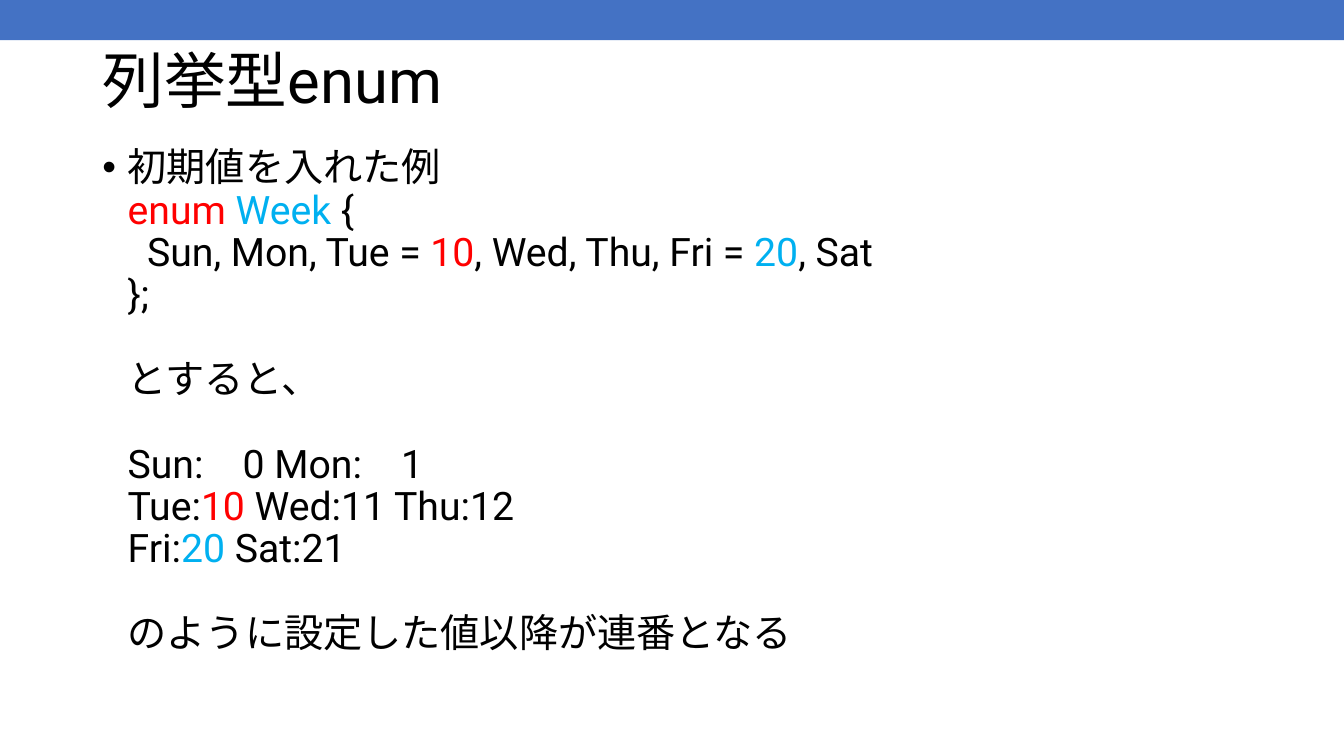
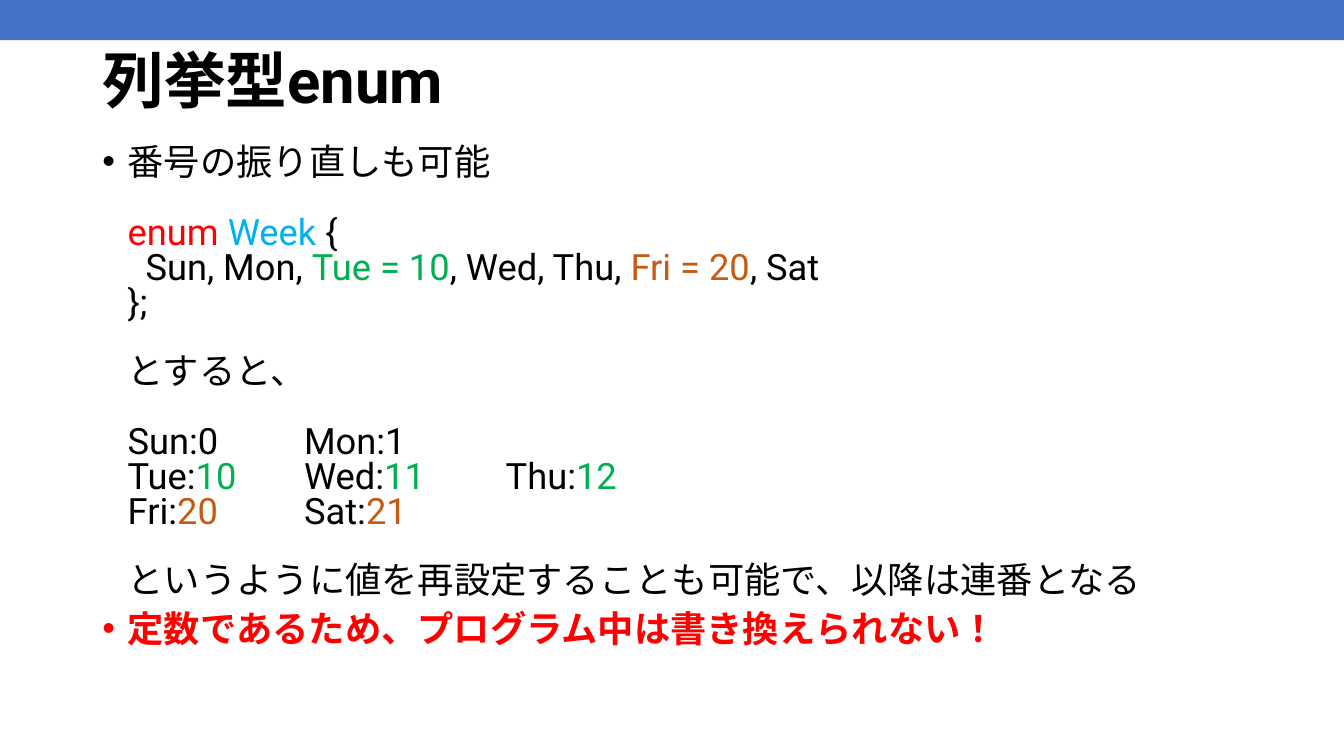
Before and after one commit to kic-murata/cpp2025, a slide deck: slide 13 of 授業資料/授業資料：ビット処理.pptx (slide 11 before the commit). Drawn at 1344x756 pixels with LibreOffice and Linux fonts; fonts in the diff are those of the drawing. Boxes give left, top, right and bottom in pixels: in the first picture for what was removed or moved away, otherwise in the second. Text is boxed around its words. In the diff, an @@ line names an element or a change of style, - is before the commit and + after.

```diff
--- a/授業資料/授業資料：ビット処理.pptx
+++ b/授業資料/授業資料：ビット処理.pptx
@@ title "列挙型enum" at bbox=[102, 50, 442, 109]: bold on @@
@@ text at bbox=[128, 144, 1141, 646]: text changed; size 28 to 25.9 pt @@
-• 初期値を入れた例
-  enum Week {
-  Sun, Mon, Tue = 10, Wed, Thu, Fri = 20, Sat
-  };
-  とすると、
-  Sun: 0 Mon: 1
-  Tue:10 Wed:11 Thu:12
-  Fri:20 Sat:21
-  のように設定した値以降が連番となる
+• 番号の振り直しも可能
+  enum Week {
+  Sun, Mon, Tue = 10, Wed, Thu, Fri = 20, Sat
+  };
+  とすると、
+  Sun:0 Mon:1
+  Tue:10 Wed:11 Thu:12
+  Fri:20 Sat:21
+  というように値を再設定することも可能で、以降は連番となる
+• 定数であるため、プログラム中は書き換えられない！
```
Also in this commit, not shown: 12 other slides changed, 12 slides added, 4 other files.
